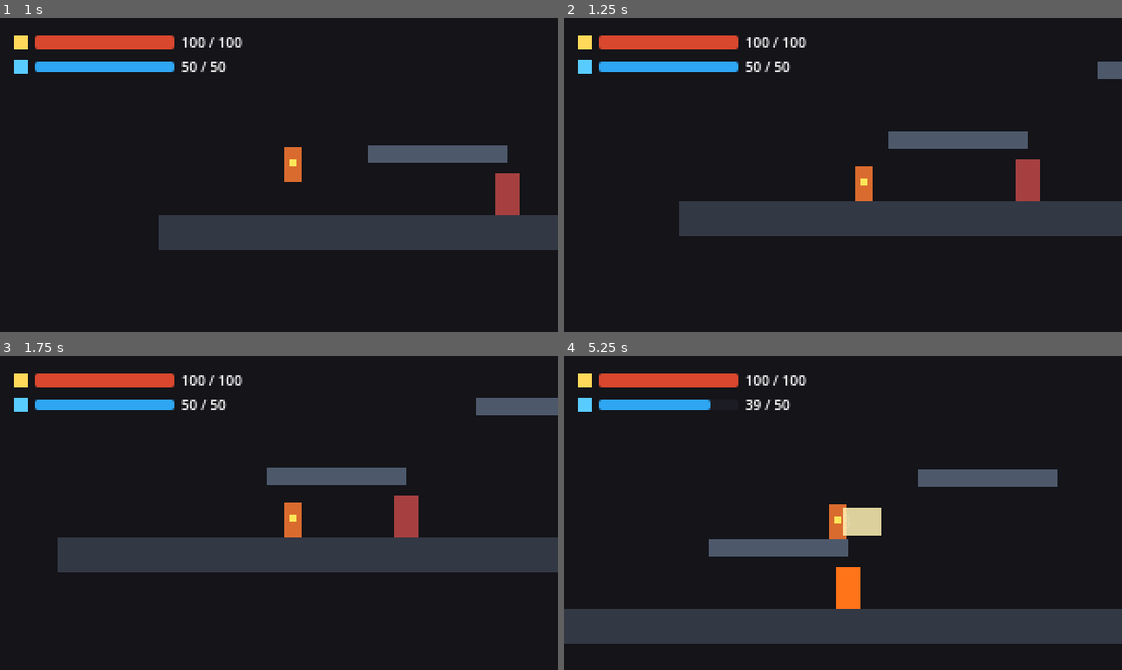
Above: before the commit, frames 1-4 (two rows, left to right).
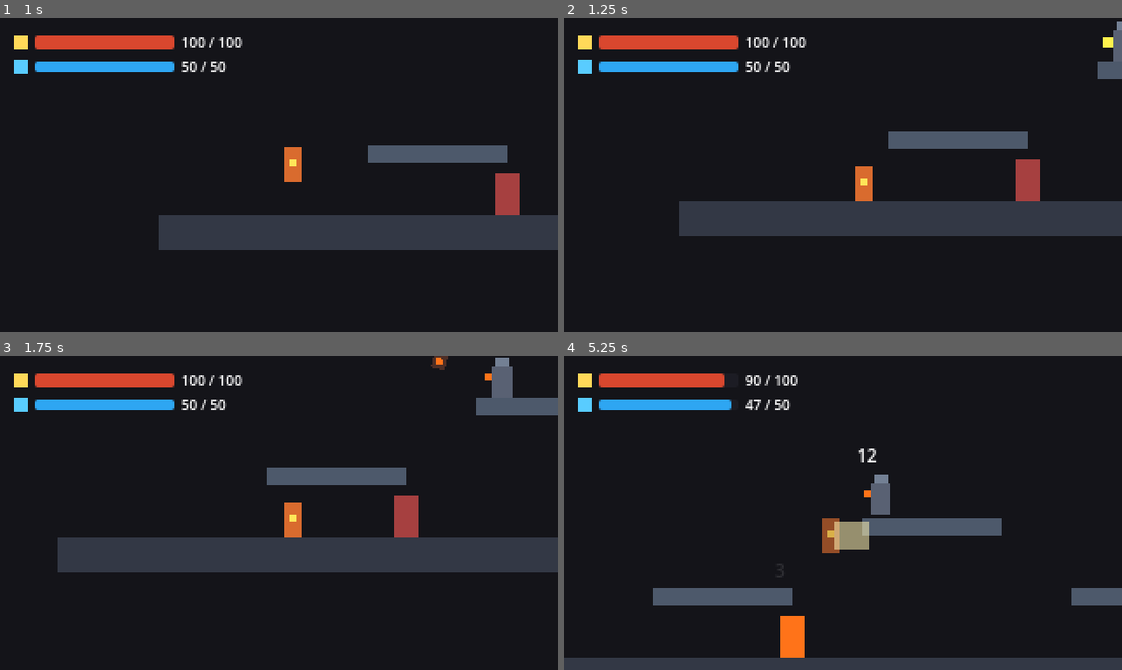
Above: after the commit, the same moments.

Repository: ParjanyaReddy/TheLastWick
Game: Godot game, scene res://scenes/test/test_level.tscn
Two runs of this game, one before a commit and one after it. Both use one fixed random seed, a clock stepped at 60 frames per second and the inputs below.
Inputs:
- Up to frame 1 (1 s): tap Enter at 0.5 s; hold D (move_right) from 0.53 s (still down); tap J (attack) at 0.6 s; tap Space (jump) at 0.77 s
- Up to frame 2 (1.25 s): keep holding D (move_right)
- Up to frame 3 (1.75 s): keep holding D (move_right); tap J (attack) at 1.35 s; tap Space (jump) at 1.52 s
- Up to frame 4 (5.25 s): release D (move_right) at 2.03 s; hold A (move_left) 2.03-2.78 s; tap Shift (dash) at 2.1 s; tap J (attack) at 2.3, 3.05, 3.8, 4.35, 5.1 s; hold D (move_right) 2.78-4.28 s; tap K (spell) at 2.85 s; tap Space (jump) at 3.02, 3.77, 4.52 s; tap R at 3.6 s; hold A (move_left) 4.28-5.03 s; hold D (move_right) from 5.03 s (still down)

Frame 1 is identical in both runs. In frame 2, 0.2% of the frame differs, in the area x 96-100%, y 1-14%; in frame 3, 0.6%; in frame 4, 24%, in the area x 0-100%, y 5-100%.

Commit message:
M3b: Ash Hurler enemy with arcing coal projectile

Diff:
--- /dev/null
+++ b/scenes/enemies/ash_hurler.tscn
@@ -0,0 +1,64 @@
+[gd_scene format=3]
+
+[ext_resource type="Script" path="res://scripts/enemies/ash_hurler.gd" id="1_hurler"]
+[ext_resource type="Script" path="res://scripts/components/health.gd" id="2_health"]
+[ext_resource type="Script" path="res://scripts/components/hurtbox.gd" id="3_hurtbox"]
+
+[sub_resource type="RectangleShape2D" id="RectangleShape2D_body"]
+size = Vector2(12, 18)
+
+[sub_resource type="RectangleShape2D" id="RectangleShape2D_hurt"]
+size = Vector2(14, 20)
+
+[node name="AshHurler" type="CharacterBody2D"]
+collision_layer = 4
+collision_mask = 1
+script = ExtResource("1_hurler")
+
+[node name="CollisionShape2D" type="CollisionShape2D" parent="."]
+shape = SubResource("RectangleShape2D_body")
+
+[node name="Visuals" type="Node2D" parent="."]
+
+[node name="Body" type="ColorRect" parent="Visuals"]
+offset_left = -6.0
+offset_top = -9.0
+offset_right = 6.0
+offset_bottom = 9.0
+color = Color(0.35, 0.38, 0.45, 1)
+
+[node name="Head" type="ColorRect" parent="Visuals"]
+offset_left = -4.0
+offset_top = -14.0
+offset_right = 4.0
+offset_bottom = -9.0
+color = Color(0.45, 0.5, 0.58, 1)
+
+[node name="Hand" type="ColorRect" parent="Visuals"]
+offset_left = 6.0
+offset_top = -5.0
+offset_right = 10.0
+offset_bottom = -1.0
+color = Color(1, 0.45, 0.1, 1)
+
+[node name="Health" type="Node" parent="."]
+script = ExtResource("2_health")
+max_hp = 20.0
+
+[node name="Hurtbox" type="Area2D" parent="." node_paths=PackedStringArray("health")]
+collision_layer = 4
+collision_mask = 0
+script = ExtResource("3_hurtbox")
+health = NodePath("../Health")
+
+[node name="CollisionShape2D" type="CollisionShape2D" parent="Hurtbox"]
+shape = SubResource("RectangleShape2D_hurt")
+
+[node name="WallRay" type="RayCast2D" parent="."]
+target_position = Vector2(10, 0)
+collision_mask = 1
+
+[node name="LedgeRay" type="RayCast2D" parent="."]
+position = Vector2(8, 7)
+target_position = Vector2(0, 10)
+collision_mask = 1
--- /dev/null
+++ b/scenes/enemies/projectiles/ash_coal.tscn
@@ -0,0 +1,42 @@
+[gd_scene format=3]
+
+[ext_resource type="Script" path="res://scripts/enemies/projectiles/ash_coal.gd" id="1_coal"]
+[ext_resource type="Script" path="res://scripts/components/hitbox.gd" id="2_hitbox"]
+
+[sub_resource type="CircleShape2D" id="CircleShape2D_world"]
+radius = 4.0
+
+[sub_resource type="CircleShape2D" id="CircleShape2D_hit"]
+radius = 5.0
+
+[node name="AshCoal" type="Area2D"]
+collision_layer = 0
+collision_mask = 1
+script = ExtResource("1_coal")
+
+[node name="CollisionShape2D" type="CollisionShape2D" parent="."]
+shape = SubResource("CircleShape2D_world")
+
+[node name="Visuals" type="Node2D" parent="."]
+
+[node name="CoalBody" type="ColorRect" parent="Visuals"]
+offset_left = -4.0
+offset_top = -4.0
+offset_right = 4.0
+offset_bottom = 4.0
+color = Color(0.3, 0.18, 0.15, 1)
+
+[node name="CoalEmber" type="ColorRect" parent="Visuals"]
+offset_left = -2.0
+offset_top = -2.0
+offset_right = 2.0
+offset_bottom = 2.0
+color = Color(1, 0.45, 0.1, 1)
+
+[node name="Hitbox" type="Area2D" parent="."]
+collision_layer = 16
+collision_mask = 2
+script = ExtResource("2_hitbox")
+
+[node name="CollisionShape2D" type="CollisionShape2D" parent="Hitbox"]
+shape = SubResource("CircleShape2D_hit")
--- a/scenes/test/test_level.tscn
+++ b/scenes/test/test_level.tscn
@@ -4,6 +4,7 @@
 [ext_resource type="PackedScene" path="res://scenes/test/training_dummy.tscn" id="2_dummy_scene"]
 [ext_resource type="PackedScene" path="res://scenes/ui/hud.tscn" id="3_hud_scene"]
 [ext_resource type="PackedScene" path="res://scenes/enemies/cinderling.tscn" id="4_cind_scene"]
+[ext_resource type="PackedScene" path="res://scenes/enemies/ash_hurler.tscn" id="5_hurler_scene"]
 
 [sub_resource type="RectangleShape2D" id="RectangleShape2D_floor"]
 size = Vector2(640, 20)
@@ -93,3 +94,6 @@
 
 [node name="CinderlingPlatform" parent="." instance=ExtResource("4_cind_scene")]
 position = Vector2(400, 114)
+
+[node name="AshHurlerPlatform" parent="." instance=ExtResource("5_hurler_scene")]
+position = Vector2(280, 70)
--- /dev/null
+++ b/scripts/enemies/ash_hurler.gd
@@ -0,0 +1,193 @@
+extends CharacterBody2D
+
+enum State { IDLE, PATROL, TELEGRAPH, ATTACK, RECOVER, DEAD }
+
+const GRAVITY := 900.0
+const PATROL_SPEED := 25.0
+const ATTACK_RANGE := 220.0
+const ATTACK_COOLDOWN := 2.2
+
+const COAL_SCENE = preload("res://scenes/enemies/projectiles/ash_coal.tscn")
+const DAMAGE_NUMBER_SCENE = preload("res://scenes/fx/damage_number.tscn")
+
+@export var max_hp: float = 20.0
+@export var coal_damage: float = 10.0
+
+var current_state: State = State.IDLE
+var patrol_dir := 1.0
+var state_timer := 0.0
+var cooldown_timer := 1.0
+var target_player: Node2D = null
+
+var burn_timer := 0.0
+var burn_tick_timer := 0.0
+var burn_dps := 0.0
+
+@onready var health: Health = $Health
+@onready var hurtbox: Hurtbox = $Hurtbox
+@onready var body_sprite: ColorRect = $Visuals/Body
+@onready var hand_sprite: ColorRect = $Visuals/Hand
+@onready var wall_ray: RayCast2D = $WallRay
+@onready var ledge_ray: RayCast2D = $LedgeRay
+
+var default_color: Color = Color(0.35, 0.38, 0.45, 1.0)
+var default_hand_color: Color = Color(1.0, 0.45, 0.1, 1.0)
+
+func _ready() -> void:
+	add_to_group("enemies")
+	default_color = body_sprite.color
+	default_hand_color = hand_sprite.color
+
+	health.max_hp = max_hp
+	health.hp = max_hp
+	health.damaged.connect(_on_damaged)
+	health.died.connect(_on_died)
+
+func _physics_process(delta: float) -> void:
+	if not is_on_floor():
+		velocity.y += GRAVITY * delta
+
+	cooldown_timer = max(cooldown_timer - delta, 0.0)
+
+	# Process burning DOT
+	if burn_timer > 0.0:
+		burn_timer -= delta
+		burn_tick_timer -= delta
+		if burn_tick_timer <= 0.0:
+			burn_tick_timer = 1.0
+			_take_burn_tick()
+
+	if not target_player or not is_instance_valid(target_player):
+		target_player = get_tree().get_first_node_in_group("player") as Node2D
+
+	match current_state:
+		State.IDLE, State.PATROL:
+			_process_patrol(delta)
+		State.TELEGRAPH:
+			_process_telegraph(delta)
+		State.ATTACK:
+			_process_attack(delta)
+		State.RECOVER:
+			_process_recover(delta)
+
+	move_and_slide()
+
+func _process_patrol(delta: float) -> void:
+	# Keep facing direction toward player if player is nearby
+	if target_player and is_instance_valid(target_player):
+		var dist: float = global_position.distance_to(target_player.global_position)
+		var dir_to_p: float = sign(target_player.global_position.x - global_position.x)
+		if dir_to_p != 0.0:
+			patrol_dir = dir_to_p
+
+		# Check attack opportunity
+		if dist <= ATTACK_RANGE and cooldown_timer <= 0.0 and is_on_floor():
+			_start_telegraph()
+			return
+
+	# Slow patrol
+	wall_ray.target_position.x = patrol_dir * 10.0
+	ledge_ray.position.x = patrol_dir * 8.0
+
+	if wall_ray.is_colliding() or (is_on_floor() and not ledge_ray.is_colliding()):
+		patrol_dir *= -1.0
+
+	velocity.x = patrol_dir * PATROL_SPEED
+	_update_visual_flip()
+
+func _update_visual_flip() -> void:
+	$Visuals.scale.x = patrol_dir
+
+func _start_telegraph() -> void:
+	current_state = State.TELEGRAPH
+	state_timer = 0.60
+	velocity.x = 0.0
+	_update_visual_flip()
+	# Hand sparks brightly as telegraph
+	hand_sprite.color = Color(1.0, 0.95, 0.3, 1.0)
+	hand_sprite.scale = Vector2(1.5, 1.5)
+
+func _process_telegraph(delta: float) -> void:
+	state_timer -= delta
+	velocity.x = move_toward(velocity.x, 0.0, 400.0 * delta)
+	if state_timer <= 0.0:
+		_start_attack()
+
+func _start_attack() -> void:
+	current_state = State.ATTACK
+	state_timer = 0.20
+	hand_sprite.scale = Vector2.ONE
+	hand_sprite.color = default_hand_color
+
+	# Lob coal towards player position
+	if target_player and is_instance_valid(target_player):
+		var coal = COAL_SCENE.instantiate()
+		get_parent().add_child(coal)
+		coal.global_position = global_position + Vector2(patrol_dir * 10.0, -8.0)
+		coal.setup_arc(target_player.global_position, 0.70, coal_damage)
+
+func _process_attack(delta: float) -> void:
+	state_timer -= delta
+	if state_timer <= 0.0:
+		_start_recover()
+
+func _start_recover() -> void:
+	current_state = State.RECOVER
+	state_timer = 0.40
+	cooldown_timer = ATTACK_COOLDOWN
+
+func _process_recover(delta: float) -> void:
+	state_timer -= delta
+	if state_timer <= 0.0:
+		current_state = State.PATROL
+
+func _on_damaged(amount: float, hit: HitData) -> void:
+	Juice.hit_stop(0.04)
+	Juice.screen_shake(amount * 0.12)
+
+	var dmg_num = DAMAGE_NUMBER_SCENE.instantiate()
+	get_parent().add_child(dmg_num)
+	dmg_num.global_position = global_position + Vector2(0, -18)
+	dmg_num.setup(amount, hit.is_crit)
+
+	if hit.knockback != Vector2.ZERO:
+		velocity = hit.knockback
+	else:
+		var knock_dir: float = 1.0 if (hit.attacker and hit.attacker.global_position.x < global_position.x) else -1.0
+		velocity.x = knock_dir * 80.0
+		velocity.y = -60.0
+
+	body_sprite.color = Color(1.0, 1.0, 1.0, 1.0)
+	var tween = create_tween()
+	tween.tween_property(body_sprite, "color", default_color, 0.10)
+
+func _on_died() -> void:
+	current_state = State.DEAD
+	Events.enemy_died.emit(self, global_position)
+	var tween = create_tween()
+	tween.tween_property(self, "scale", Vector2.ZERO, 0.18).set_trans(Tween.TRANS_BACK).set_ease(Tween.EASE_IN)
+	tween.tween_callback(queue_free)
+
+func apply_status(status_name: StringName, duration: float, power: float) -> void:
+	if status_name == &"burn":
+		burn_timer = duration
+		burn_dps = power
+		burn_tick_timer = 0.5
+		body_sprite.color = Color(1.0, 0.5, 0.1, 1.0)
+
+func _take_burn_tick() -> void:
+	if current_state == State.DEAD:
+		return
+	var hit := HitData.new()
+	hit.damage = burn_dps
+	hit.source = &"burn"
+	health.take_damage(hit)
+
+	var dmg_num = DAMAGE_NUMBER_SCENE.instantiate()
+	get_parent().add_child(dmg_num)
+	dmg_num.global_position = global_position + Vector2(0, -18)
+	dmg_num.setup(burn_dps, false)
+
+	body_sprite.color = Color(1.0, 0.7, 0.2, 1.0)
+	var tween = create_tween()
+	tween.tween_property(body_sprite, "color", Color(1.0, 0.5, 0.1, 1.0) if burn_timer > 0 else default_color, 0.15)
--- /dev/null
+++ b/scripts/enemies/projectiles/ash_coal.gd
@@ -0,0 +1,48 @@
+extends Area2D
+
+const GRAVITY := 500.0
+
+var velocity := Vector2.ZERO
+var damage: float = 10.0
+var life_time: float = 3.0
+
+@onready var hitbox: Hitbox = $Hitbox
+
+func setup_arc(target_pos: Vector2, flight_time: float = 0.70, dmg: float = 10.0) -> void:
+	damage = dmg
+	var diff := target_pos - global_position
+	# Ballistic trajectory: v_x = dx/t, v_y = (dy - 0.5 * g * t^2) / t
+	velocity.x = diff.x / flight_time
+	velocity.y = (diff.y - 0.5 * GRAVITY * flight_time * flight_time) / flight_time
+
+func _ready() -> void:
+	body_entered.connect(_on_body_entered)
+	hitbox.hit_registered.connect(_on_hit_registered)
+
+	var hit := HitData.new()
+	hit.damage = damage
+	hit.source = &"enemy"
+	hit.attacker = self
+	hitbox.start_attack(hit)
+
+func _physics_process(delta: float) -> void:
+	velocity.y += GRAVITY * delta
+	position += velocity * delta
+	rotation += velocity.x * 0.05 * delta
+
+	life_time -= delta
+	if life_time <= 0.0:
+		queue_free()
+
+func _on_body_entered(_body: Node2D) -> void:
+	_explode()
+
+func _on_hit_registered(_target: Hurtbox, _hit: HitData) -> void:
+	_explode()
+
+func _explode() -> void:
+	hitbox.set_active(false)
+	set_physics_process(false)
+	var tween = create_tween()
+	tween.tween_property($Visuals, "scale", Vector2.ZERO, 0.08)
+	tween.tween_callback(queue_free)
Not shown, added: autoload/game.gd.uid
Not shown, added: scripts/components/stats.gd.uid
Not shown, added: scripts/data_classes/spell_data.gd.uid
Not shown, added: scripts/spells/ember_bolt.gd.uid
Not shown, changed: memory.md
